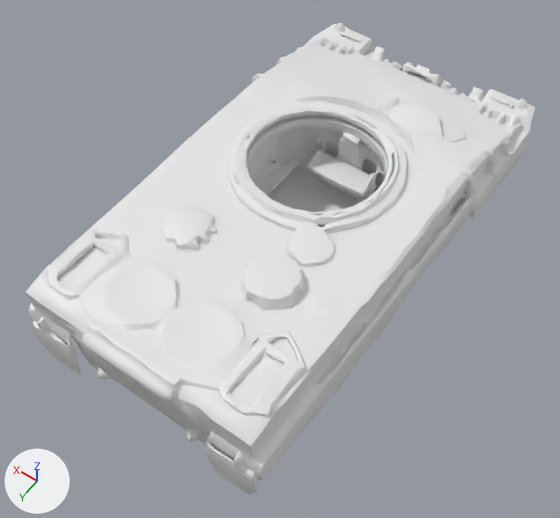
An edit to the FBX model Assets/Models/Vehicles/Split/main_hull_v4.fbx, drawn before and after from the same camera.
The view is the same before and after, from a 50 mm camera at (-4.67, 7.28, 11.31) aimed at (-0.01, 0.76, 1.08). Arrows for +X, +Y and +Z are at lower left; the lights stay in place. The first picture is the older version. Vertices at exactly the same position are counted once.

Objects in the first picture: 'main_hull'.
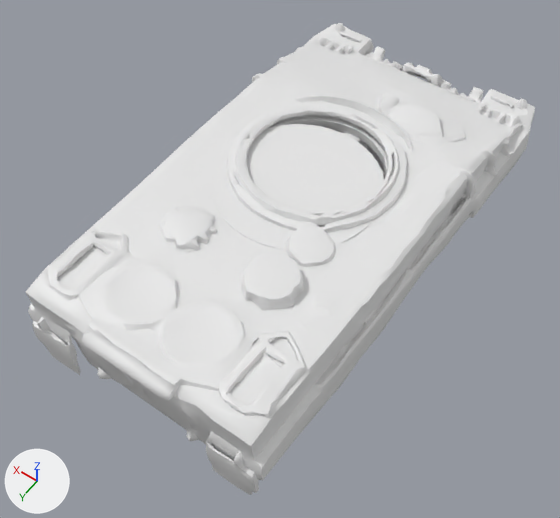
Edits to the bpy script that builds the scene:
```text
Change me_mesh_1:
    used by ob_main_hull; location = (0.0, 0.0, 0.0)
    remove me_mesh_1.from_pydata(...)  # 17831 vertices, 35647 faces; spans x -2.35..2.35, y -4.3..4.3, z 0.48..2.66
    add me_mesh_1.from_pydata(...)  # 17911 vertices, 35689 faces; spans x -2.35..2.35, y -4.3..4.3, z 0.48..2.66
    me_mesh_1 part 1: a new loose piece, a 40-sided cylinder along z spanning x -1.35..1.35, y -1.1..1.6, z 1.56..2.46, in mat_part_1 (its picture is missing)
```

Where the change shows, as pixel boxes (x1, y1, x2, y2) in the pictures (560 x 518 px):
part 1 of me_mesh_1, added
    after: (212, 124, 384, 250)
